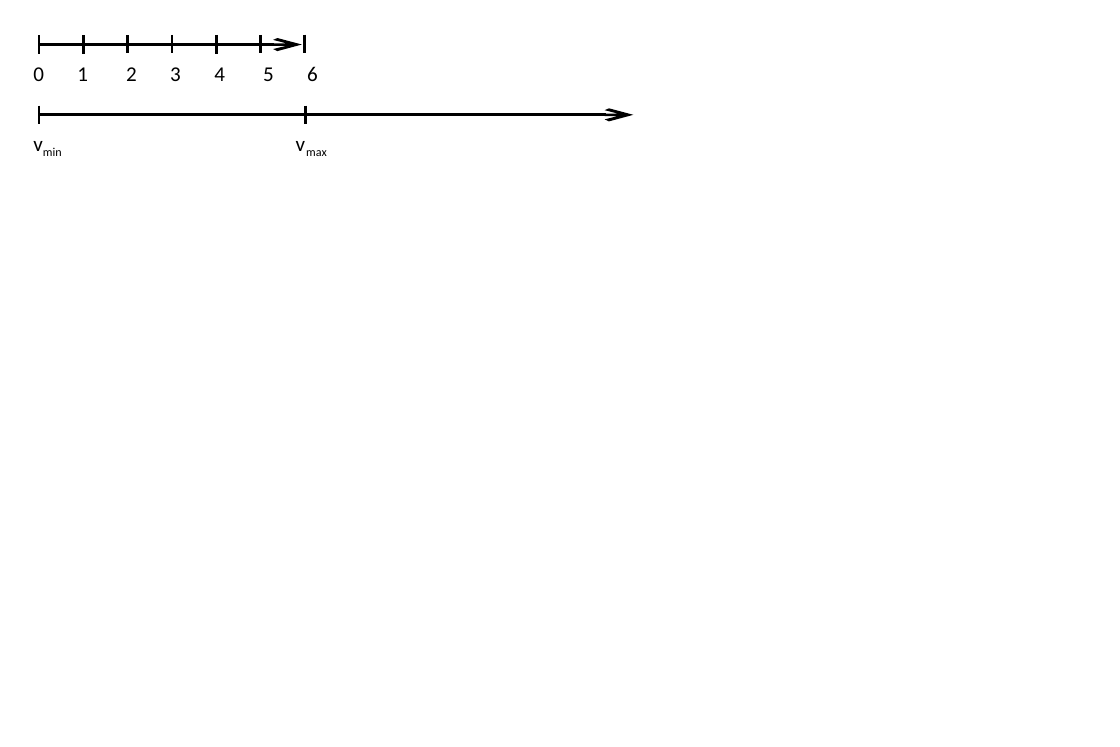
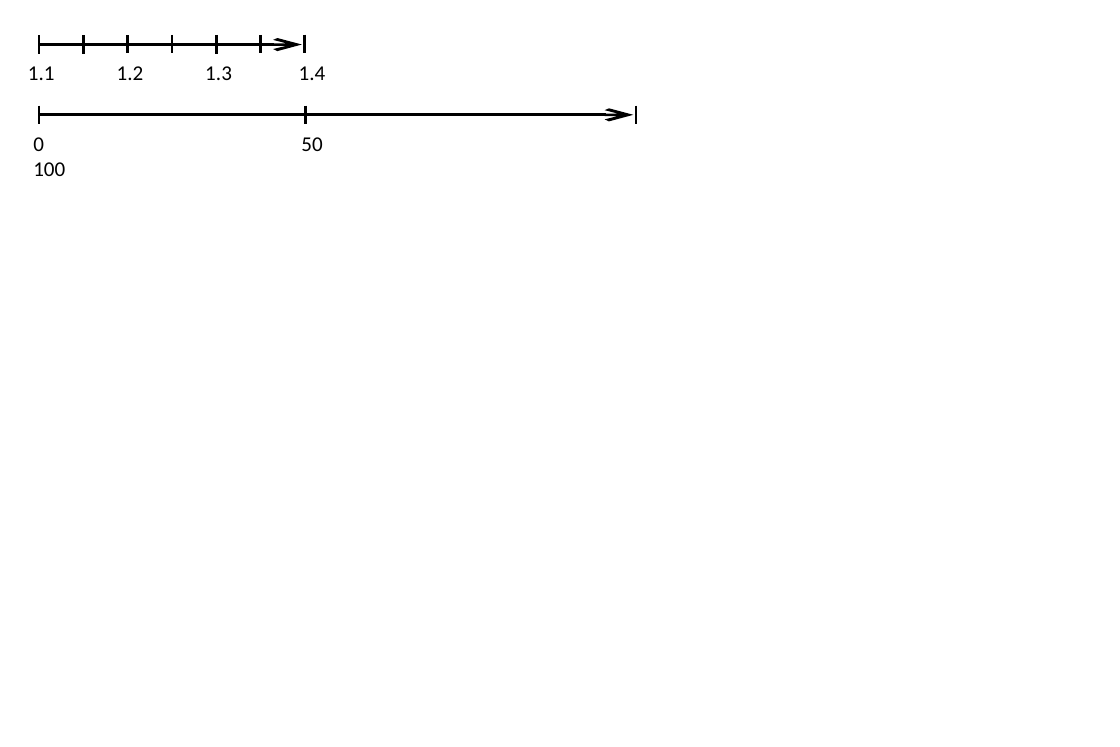
Before and after one commit to the-gamma/thegamma-publications, a slide deck: slide 2 of wip-compost/figures/graphics.pptx. Drawn at 1120x747 pixels with LibreOffice and Linux fonts; fonts in the diff are those of the drawing. Boxes give left, top, right and bottom in pixels: in the first picture for what was removed or moved away, otherwise in the second. Text is boxed around its words. In the diff, an @@ line names an element or a change of style, - is before the commit and + after.

```diff
--- a/wip-compost/figures/graphics.pptx
+++ b/wip-compost/figures/graphics.pptx
@@ text at box(28, 66, 326, 80): text changed @@
-0 1 2 3 4 5 6
+1.1 1.2 1.3 1.4
@@ line added from (635, 106) to (635, 123), #000000 1 pt @@
@@ text at box(33, 137, 322, 151): text changed @@
-vmin vmax
+0 50 100
```
Also in this commit, not shown: 7 other files.
